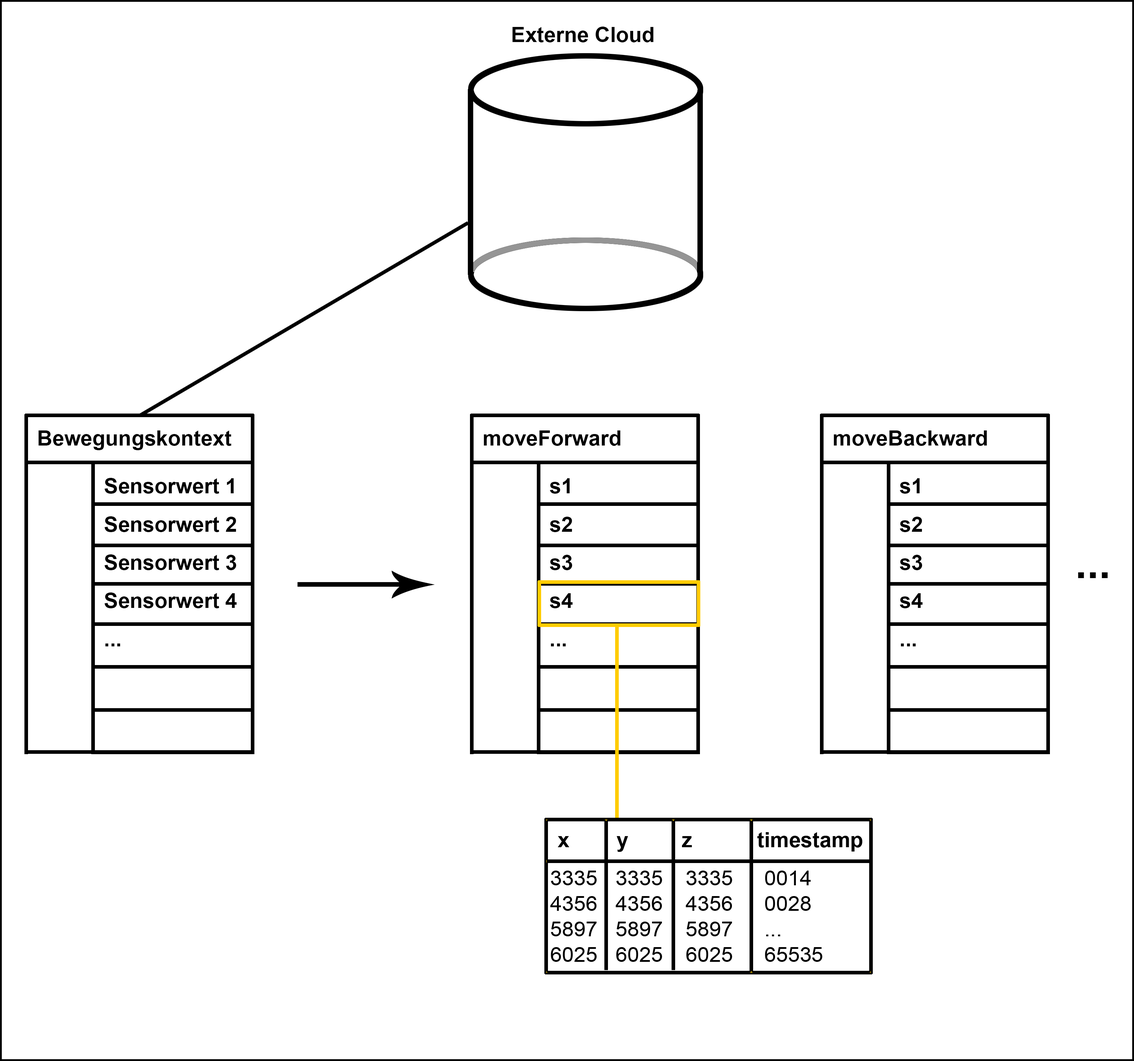
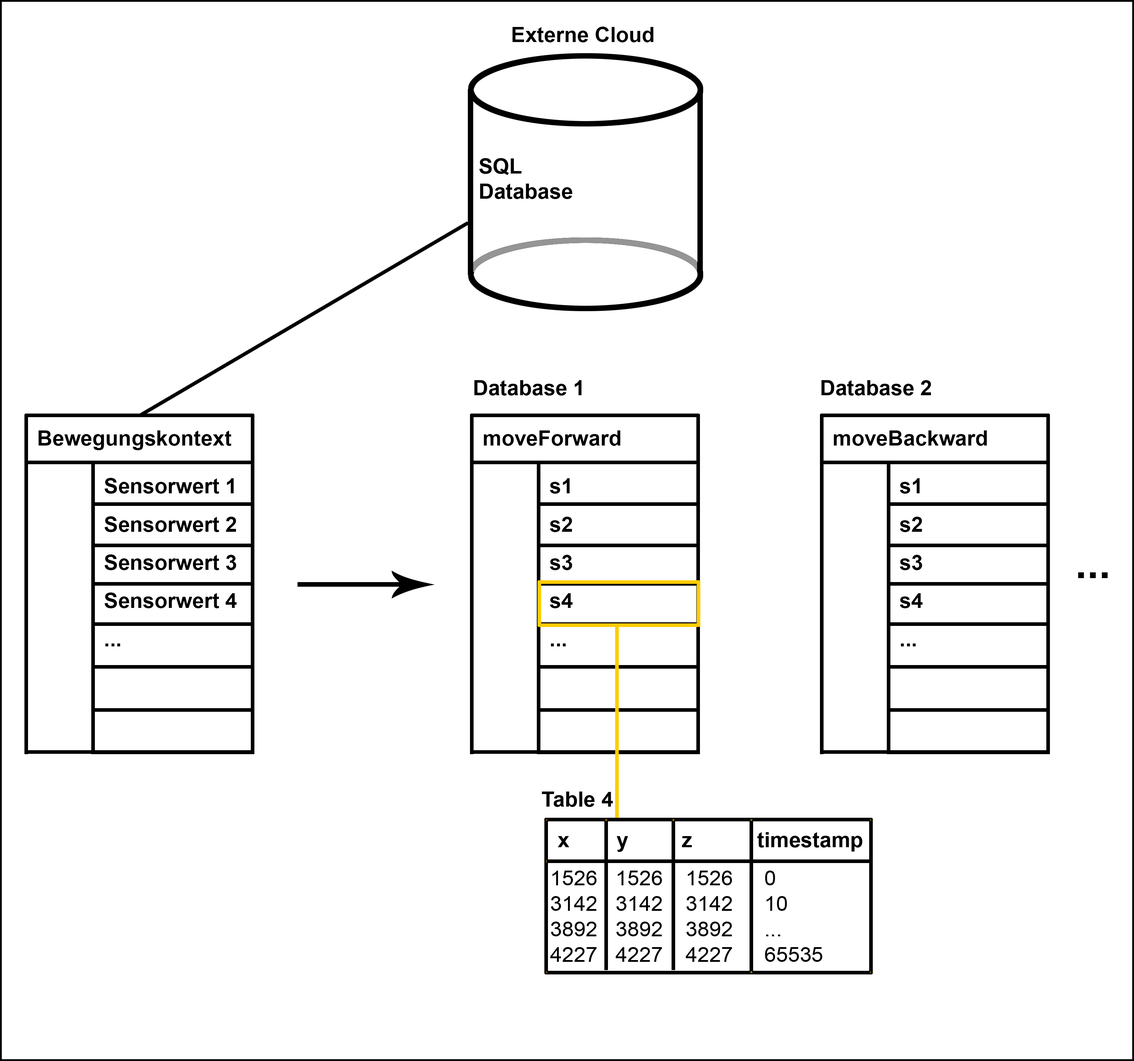
Layer changes from the first 1134 x 1061 image to the second:
painted on "Shape 3" over [left=423, top=582, right=426, bottom=588]
renamed "0014 0028 ... 65535" to "0 10 ... 65535", painted on it over [left=765, top=870, right=812, bottom=911]
added layer "Table 4" in group "Group 1" over [left=541, top=791, right=614, bottom=808]
added layer "Database 2" in group "Group 1" over [left=821, top=380, right=932, bottom=396]
added layer "Database 1" in group "Group 1" over [left=474, top=380, right=582, bottom=396]
added layer "SQL Database" in group "Group 1" over [left=479, top=158, right=573, bottom=200]
renamed "3335 4356 5897 6025 copy 2" to "1526 3142 3892 4227", painted on it over [left=685, top=870, right=733, bottom=962]
renamed "3335 4356 5897 6025 copy" to "1526 3142 3892 4227", painted on it over [left=615, top=870, right=663, bottom=962]
renamed "3335 4356 5897 6025" to "1526 3142 3892 4227", painted on it over [left=550, top=870, right=597, bottom=962]
